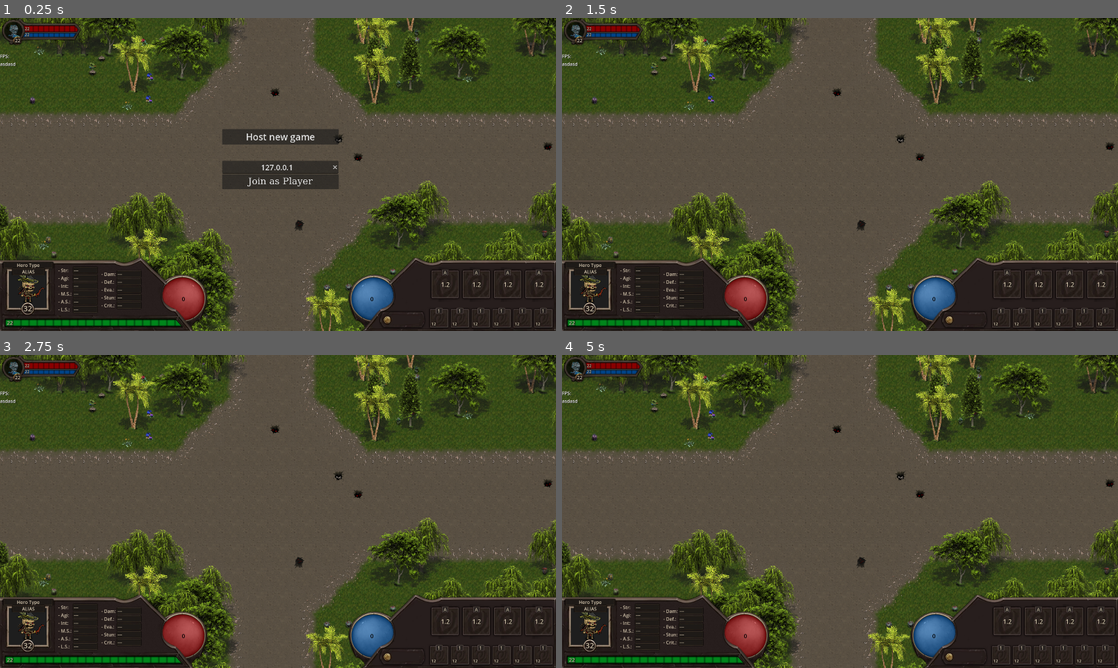
Above: before the commit, frames 1-4 (two rows, left to right).
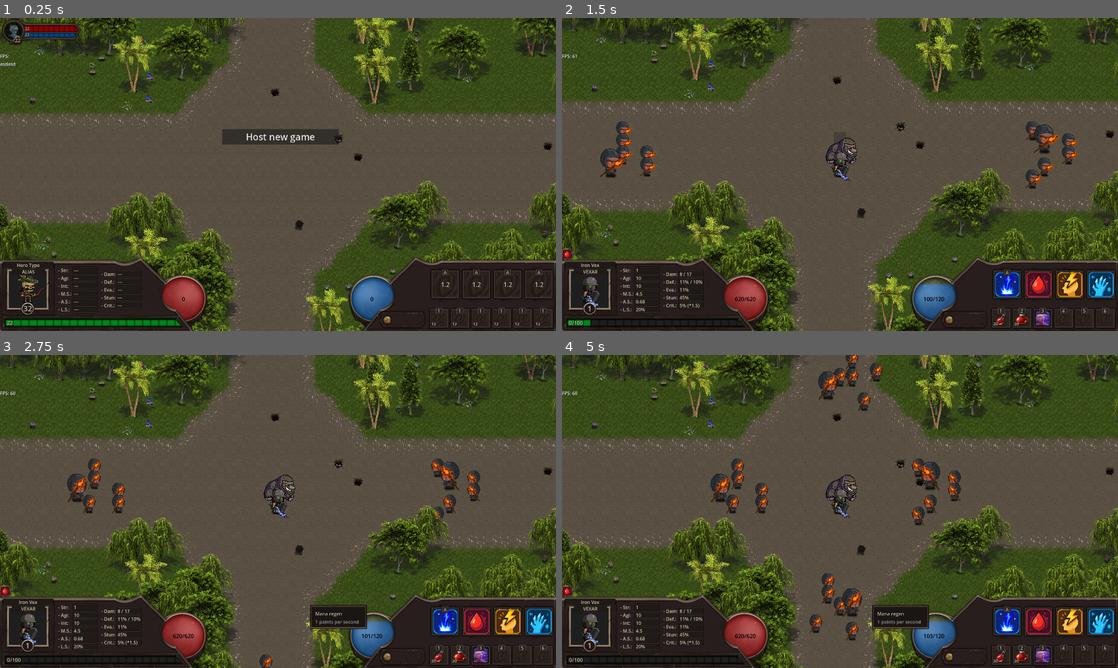
Above: after the commit, the same moments.

Repository: LucasJappert/moomoo-lan-party
Game: Godot game, scene res://scenes/my_main_scene.tscn
The game is run twice, just before and just after one commit, with the same random seed, the same clock (stepped at 60 frames per second) and the same inputs.
Inputs (mouse positions are in pixels of both pictures, inside the frame that each line leads up to):
- Up to frame 1 (0.25 s): no input
- Up to frame 2 (1.5 s): click (840, 180) at 0.5 s, where only the run before the commit has a clickable "Join as Player"; click (840, 136) at 1.25 s, where only the run after the commit has a clickable "Host new game"
- Up to frame 3 (2.75 s): tap Enter at 2 s; drag from (183, 636) to (372, 636) at 2.02 s
- Up to frame 4 (5 s): drag from (934, 636) to (745, 636) at 2.77 s; move the mouse to (895, 442) at 3.52 s; hold D 3.53-4.25 s; tap Q at 3.6 s; drag from (812, 574) to (934, 636) at 4.27 s

The runs differ from the first frame. In frame 1, 1.8% of the frame differs, in the area x 40-61%, y 45-55%; in frame 2, 25%; in frame 3, 26%; in frame 4, 27%, in the area x 0-100%, y 0-100%.

Commit message:
Fix case when hero is in range of multiple enemies and doesn't change target if we click on a different enemy

Diff:
--- a/scenes/GUI/gui_scene.tscn
+++ b/scenes/GUI/gui_scene.tscn
@@ -216,6 +216,7 @@
 
 [node name="TextIP" type="LineEdit" parent="MultiplayerHUD/Panel"]
 unique_name_in_owner = true
+visible = false
 layout_mode = 0
 offset_top = 111.0
 offset_right = 402.0
@@ -228,13 +229,14 @@
 
 [node name="JoinAsPlayerButton" type="Button" parent="MultiplayerHUD/Panel"]
 unique_name_in_owner = true
+visible = false
 layout_mode = 2
 offset_top = 157.0
 offset_right = 403.0
 offset_bottom = 209.0
 theme_override_fonts/font = SubResource("FontFile_gbqeo")
 theme_override_font_sizes/font_size = 32
-text = "Join as Player"
+text = "Join as Player (beta)"
 
 [node name="PanelTL" type="Panel" parent="."]
 theme_override_styles/panel = SubResource("StyleBoxFlat_acekp")
--- a/scripts/entity/combat_data/combat_data.gd
+++ b/scripts/entity/combat_data/combat_data.gd
@@ -123,21 +123,6 @@
 	update_current_hp(-_di.total_damage_heal)
 
 # region SETTERs
-func _update_effects_from_items() -> void:
-	if my_owner() is Player == false: return
-
-	for slot_item_info in _items:
-		var item = slot_item_info.item
-		if item == null: continue
-		if not item.apply_to_owner: continue
-		if slot_item_info.is_consumable: continue
-		if item.type != SkillType.PASSIVE: continue
-
-		if get_effect(item.item_name): continue # Already has this effect
-
-		var new_effect = CombatEffect.get_permanent_effect(item.item_name, item.max_stacks, item.stats)
-		new_effect.set_region_rect(item.region_rect)
-		add_effect(new_effect)
 func add_item(_slot_item_info: SlotItemInfo) -> bool:
 	if _slot_item_info.position > 0:
 		_items[_slot_item_info.position - 1] = _slot_item_info
@@ -158,7 +143,6 @@
 
 func item_updated_by_rpc(slot_item_info: SlotItemInfo) -> void:
 	_items[slot_item_info.position - 1] = slot_item_info
-	# _update_effects_from_items()
 	EventBus.emit_item_updated(my_owner(), slot_item_info, null)
 
 func set_attack_type_according_to_projectile_type() -> void:
--- a/scripts/entity/helpers/movement_helper.gd
+++ b/scripts/entity/helpers/movement_helper.gd
@@ -88,6 +88,8 @@
 func _try_to_update_target_from_latest_attacker():
 	if my_owner.combat_data.keep_ground: return
 	if _target_cell or _target_entity: return
+	if my_owner.combat_data.get_target_entity():
+		if GlobalsEntityHelpers.is_target_in_attack_range(my_owner, my_owner.combat_data.get_target_entity()): return
 	if not my_owner.combat_data.latest_attacker: return
 
 	if my_owner is Enemy: return # Enemies should always have a target (Moomoo by default)
--- a/scripts/globals/game_manager.gd
+++ b/scripts/globals/game_manager.gd
@@ -52,6 +52,7 @@
 
 func _process(delta: float) -> void:
 	CursorManager._static_process(delta)
+	WindowFocusWatcher._process(delta)
 
 
 func add_enemy(enemy: Enemy) -> void:
--- a/scripts/globals/sounds_manager.gd
+++ b/scripts/globals/sounds_manager.gd
@@ -1,6 +1,7 @@
 extends Node
 class_name SoundManager
 
+const FORCE_MUTED := false
 static var _MUTED := false
 const MAX_PLAYERS := 10
 static var _players: Array[AudioStreamPlayer] = []
@@ -8,8 +9,10 @@
 static var _playing_counts: Dictionary = {} # ← sonido_path : cantidad
 
 static func initialize():
-	if _initialized:
-		return
+	if _initialized: return
+
+	EventBus.connect(EventBus.WINDOW_FOCUSED, func(): _MUTED = false)
+	EventBus.connect(EventBus.WINDOW_UNFOCUSED, func(): _MUTED = true)
 
 	for i in MAX_PLAYERS:
 		var player := AudioStreamPlayer.new()
@@ -21,8 +24,9 @@
 	_initialized = true
 	print("✅ SoundManager initialized with %d players" % MAX_PLAYERS)
 
+
 static func _play_sfx(path: String, volume: float = 0.0, max_simultaneous: int = 2):
-	if _MUTED: return
+	if FORCE_MUTED or _MUTED: return
 	if not _initialized:
 		push_error("⚠️ SoundManager not initialized.")
 		return
@@ -57,7 +61,6 @@
 			_playing_counts[path] = max(_playing_counts[path] - 1, 0)
 	)
 
-
 static func _get_available_player() -> AudioStreamPlayer:
 	for player in _players:
 		if not player.playing:
--- /dev/null
+++ b/scripts/globals/window_focus_watcher.gd
@@ -0,0 +1,12 @@
+class_name WindowFocusWatcher
+
+static var _last_focused := true
+
+static func _process(_delta: float) -> void:
+	var current_focus = DisplayServer.window_is_focused()
+
+	if current_focus == _last_focused: return
+
+	_last_focused = current_focus
+	if current_focus: return EventBus.emit_window_focused()
+	EventBus.emit_window_unfocused()
--- a/scripts/helpers/event_bus.gd
+++ b/scripts/helpers/event_bus.gd
@@ -1,4 +1,14 @@
 extends Node
+
+const WINDOW_FOCUSED := "window_focused"
+signal window_focused()
+func emit_window_focused() -> void:
+	emit_signal(WINDOW_FOCUSED)
+
+const WINDOW_UNFOCUSED := "window_unfocused"
+signal window_unfocused()
+func emit_window_unfocused() -> void:
+	emit_signal(WINDOW_UNFOCUSED)
 
 const NEW_TARGET_SELECTED := "new_target_selected"
 signal new_target_selected(p_owner: Entity, p_target: Entity)
--- a/scripts/types/hero_types.gd
+++ b/scripts/types/hero_types.gd
@@ -91,10 +91,10 @@
 	# endregion Add some potions
 
 	if player.hero_type == IRON_VEX:
-		player.combat_data.stats.hp = 600
+		stats.hp = 600
 		stats.evasion = 0.1
 		stats.agility = 10
-		stats.strength = 15
+		stats.strength = 1
 		stats.intelligence = 10
 		player.combat_data._skills = [
 			Skill.get_skill(Skill.Names.STORM_STRIKE),
Not shown, changed: export_presets.cfg
Not shown, added: scripts/globals/window_focus_watcher.gd.uid
Not shown, changed: .images/atlas2.pdn
Not shown, changed: TODO.md
